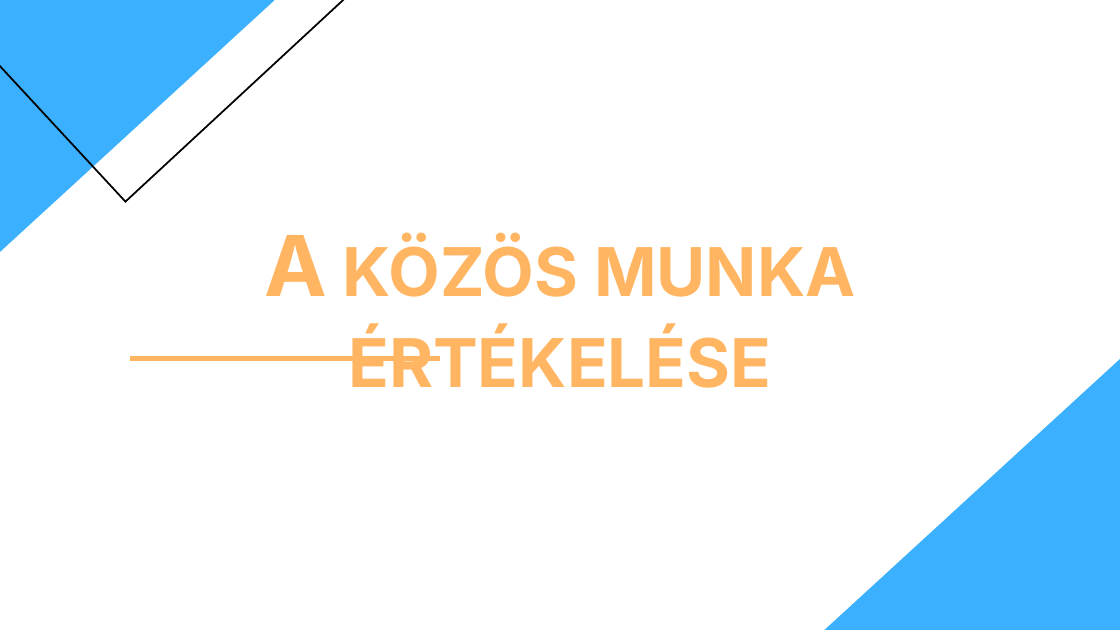
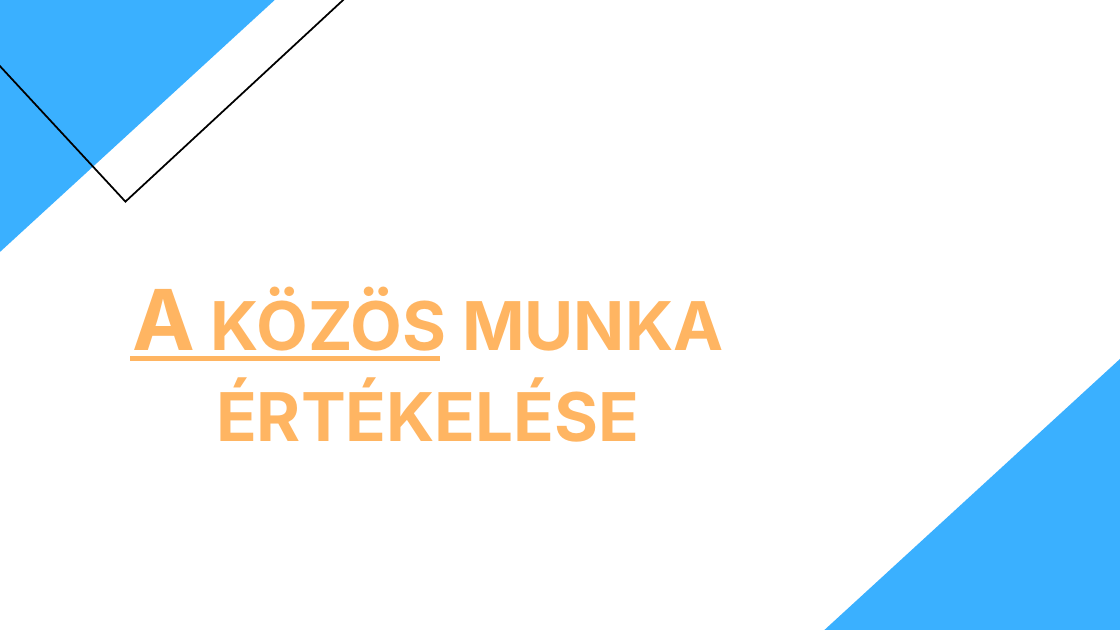
Before and after one commit to dzsofri/kulimuli.com, a slide deck: slide 22 of ikt projektfeladat.pptx. Drawn at 1120x630 pixels with LibreOffice and Linux fonts; fonts in the diff are those of the drawing. Boxes give left, top, right and bottom in pixels: in the first picture for what was removed or moved away, otherwise in the second. Text is boxed around its words. In the diff, an @@ line names an element or a change of style, - is before the commit and + after.

```diff
--- a/ikt projektfeladat.pptx
+++ b/ikt projektfeladat.pptx
@@ title "A közös munka értékelése": place and size @@
-title "A közös munka értékelése" at (264, 235, 855, 388)
+title "A közös munka értékelése" at (132, 289, 723, 442)
```
Also in this commit, not shown: 7 other slides changed.
